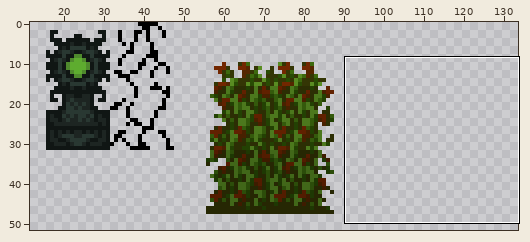
Sprite sheet, stored at srcAlCata/B.png. Above: a wide view before the commit, with the close-up outlined.
Close-up. As it was:
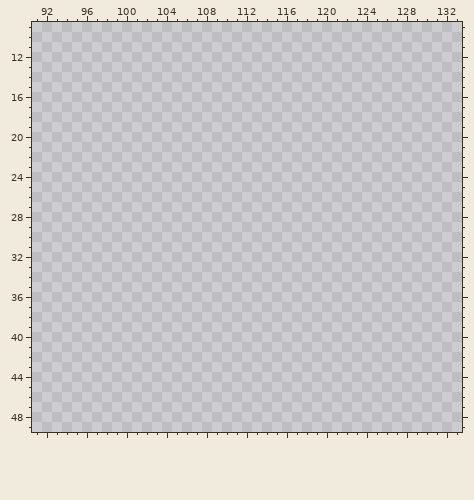
The file is 512x512 pixels, drawn in blocks of 2x2; one block is one cell here. Colours within 5 levels of each other are drawn and written as one. Shown: x 91..133, y 9..49. The wide view leaves out empty margins. The commit also changed other parts of the picture, which this record leaves out.
Palette (. is transparent): 
And afterwards:
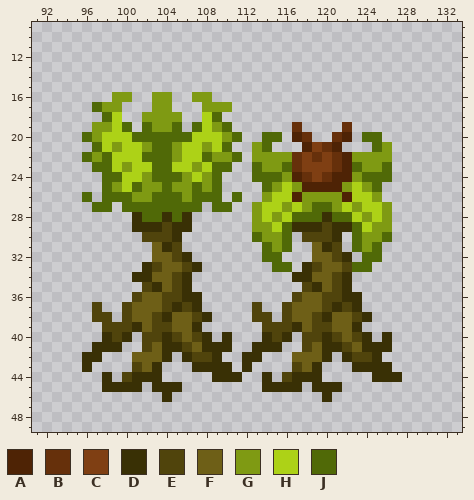
Colours new in this view: A #4e2305  B #66300b  C #7f3f13  D #393005  E #50440c  F #6e5f17  G #7f9a13  H #add217  J #506907
From old to new:
Changed rows in their new state; - is an unchanged pixel.
first column x 96:
16 ---GG--GG--GG-------------------
17 -JGG---GG---GGG-----------------
18 --JH--GGGG--HJ------------------
19 -GGHJ-JGGJ-JHGJ------B----B-----
20 JGHHHJJJJJJHHHGJ--JJ-AB--BA-JJ--
21 -JHGHHGJJGHHGHJ--GJ---ACBA---JG-
22 JGJHHHJJJGHHJGGJ-GGGGBCBCBAGGGG-
23 -JJHGHHJJHHGHJJ--JGGJBCCCBAJGGJ-
24 --JJHHGJJJGHGJ---JJJGABCBAAGJJJ-
25 --JGHJGGJGGJGJ----JGHGAAAAGHGJ--
26 J-JJJGGJJJGJJJ-J--GHHAGGGGAHHG--
27 -JJ-JJJJJJJJ-JJ--GHHGHGJJGHGHHG-
28 -----DJJDJD------GHGHJJJDJJHGHG-
29 -----DDDEDD------GGHJDDDEDDJHGG-
30 ------EEED-------JGGJ-EEED-JGGJ-
31 -------FDE--------JGJ--FDE-JGJ--
32 -------FFED-------JJ---FFED-JJ--
33 ------DEFFED-------JJ-DEFFEJJ---
34 -----DDFFED----------DDFFED-----
35 ------EDFED-----------EDFED-----
36 -----EFFEEDD---------EFFEEDD----
37 -E--EFFFEDED-----E--EFFFEDED----
38 -EE-EFFEDFFED----EE-EFFEDFFED---
39 --EEEDFEEFFD------EEEDFEEFFD----
40 --DED-EEDEFED-D---DED-EEDEFED-D-
41 -DDD--EFDDEFDDD--DDD--EFDDEFDDD-
42 DD---FFFD-DEED--DD---FFFD-DEED--
43 D----EFD---DDDD-D----EFD---DDDD-
44 --D-EDDD-----DDD--D-EDDD-----DDD
45 --DDDD-DDD--------DDDD-DDD------
46 --------D---------------D-------
Pixel boxes of the changes (left, top, right, bottom) in both close-ups:
added: (82, 92, 402, 402)
